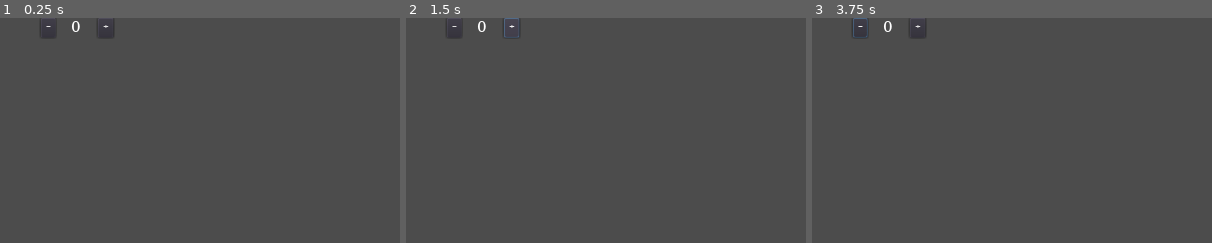
Above: before the commit, frames 1-3 (left to right).
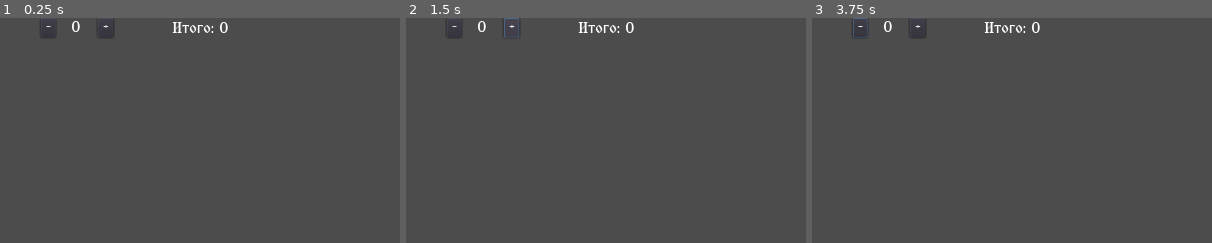
Above: after the commit, the same moments.

Repository: Fuuulkrum7/Maze_2D
Game: Godot game, scene res://Scenes/Cell_Items.tscn
Same seed, same stepped clock (60 frames per second), same inputs: the game is played once before the commit and once after it. This scene is started directly instead of the project's main scene.
Inputs (mouse positions are % of the whole screen's width and height, from its top left):
- Up to frame 1 (0.25 s): no input
- Up to frame 2 (1.5 s): click "-" at 0.5 s; click "+" at 1.25 s
- Up to frame 3 (3.75 s): tap Enter at 2, 3.5 s; move the mouse to (72, 45) at 2.02 s; hold Right (ui_right) 2.03-3.53 s; click (72, 45) at 2.17 s; tap Up (ui_up) at 2.27, 3.02 s; tap Space at 2.75 s; move the mouse to (30, 55) at 2.77 s; move the mouse to (60, 28) at 3.52 s; hold Left (ui_left) from 3.53 s (still down)
The pictures show only the part of the screen within x 20-70%, y 0-50%; the shares and areas given below are measured in that part.

The runs differ from the first frame. In frame 1, 0.3% of the frame differs, in the area x 43-57%, y 1-7%; in frame 2, 0.3%; in frame 3, 0.3%.

Commit message:
Доработал коня и магазин

Diff:
--- a/Files/Items.json
+++ b/Files/Items.json
@@ -5,6 +5,7 @@
 		"Зуб оборотня": 15,
 		"Серебряный крест": 25,
 		"Старинная монета": 17,
-		"Проклятое ожерелье": 38
+		"Проклятое ожерелье": 38,
+		"Статуэтка разврата": 69
 	}
 }
--- a/Scenes/Cell_Items.tscn
+++ b/Scenes/Cell_Items.tscn
@@ -6,12 +6,13 @@
 size = 22
 font_data = ExtResource( 1 )
 
-[sub_resource type="GDScript" id=4]
+[sub_resource type="GDScript" id=2]
 script/source = "extends Label
 
 
 var items_number = 0
 var current_items = 0
+var price = 0
 
 
 func _on_Plus_pressed():
@@ -26,13 +27,25 @@
 		$Count.text = str(current_items)
 "
 
-[sub_resource type="DynamicFont" id=2]
+[sub_resource type="DynamicFont" id=3]
 size = 20
 font_data = ExtResource( 1 )
 
-[sub_resource type="DynamicFont" id=3]
+[sub_resource type="DynamicFont" id=4]
 size = 20
 font_data = ExtResource( 1 )
+
+[sub_resource type="DynamicFont" id=5]
+size = 20
+font_data = ExtResource( 1 )
+
+[sub_resource type="GDScript" id=6]
+script/source = "extends Label
+
+
+func _on_Button_pressed():
+	text = \"Итого: \" + str(get_parent().price * get_parent().current_items)
+"
 
 [node name="Cell_Items" type="Label"]
 margin_right = 234.0
@@ -40,7 +53,7 @@
 custom_fonts/font = SubResource( 1 )
 align = 1
 valign = 1
-script = SubResource( 4 )
+script = SubResource( 2 )
 __meta__ = {
 "_edit_use_anchors_": false
 }
@@ -48,7 +61,7 @@
 [node name="Minus" type="Button" parent="."]
 margin_left = 251.809
 margin_right = 270.809
-custom_fonts/font = SubResource( 2 )
+custom_fonts/font = SubResource( 3 )
 text = "-"
 __meta__ = {
 "_edit_use_anchors_": false
@@ -57,7 +70,7 @@
 [node name="Plus" type="Button" parent="."]
 margin_left = 324.658
 margin_right = 344.658
-custom_fonts/font = SubResource( 2 )
+custom_fonts/font = SubResource( 3 )
 text = "+"
 __meta__ = {
 "_edit_use_anchors_": false
@@ -68,7 +81,7 @@
 margin_top = -3.68179
 margin_right = 321.431
 margin_bottom = 29.3182
-custom_fonts/font = SubResource( 3 )
+custom_fonts/font = SubResource( 4 )
 text = "0"
 align = 1
 valign = 1
@@ -76,5 +89,21 @@
 "_edit_use_anchors_": false
 }
 
+[node name="Result" type="Label" parent="."]
+margin_left = 361.0
+margin_top = -1.0
+margin_right = 551.0
+margin_bottom = 28.0
+custom_fonts/font = SubResource( 5 )
+text = "Итого: 0"
+align = 1
+valign = 1
+script = SubResource( 6 )
+__meta__ = {
+"_edit_use_anchors_": false
+}
+
 [connection signal="pressed" from="Minus" to="." method="_on_Minus_pressed"]
+[connection signal="pressed" from="Minus" to="Result" method="_on_Button_pressed"]
 [connection signal="pressed" from="Plus" to="." method="_on_Plus_pressed"]
+[connection signal="pressed" from="Plus" to="Result" method="_on_Button_pressed"]
--- a/Scenes/Shop.tscn
+++ b/Scenes/Shop.tscn
@@ -22,6 +22,7 @@
 
 		item.text = i
 		item.items_number = Global.inventory[\"items\"][i]
+		item.price = Global.items[\"items\"][i]
 
 		add_child(item)
 		pos += 0.07
@@ -46,6 +47,7 @@
 		node.get_child(2).text = \"0\"
 		node.items_number = Global.inventory[\"items\"][node.text]
 		node.current_items = 0
+		node.get_child(3).text = \"Итого: 0\"
 
 		if not Global.inventory[\"items\"][node.text]:
 			Global.inventory[\"items\"].erase(node.text)
--- a/Scripts/Main.gd
+++ b/Scripts/Main.gd
@@ -78,6 +78,13 @@
 	# функция рестарта
 	if has_key:
 		for item in items:
+
+			"""
+			print(item)
+			print(Global.inventory["items"])
+			print(Global.inventory["items"].has(item))
+			"""
+
 			if Global.inventory["items"].has(item):
 				Global.inventory["items"][item] += 1
 			else:
@@ -98,7 +105,7 @@
 
 		if mob.name == "Horse":
 			mob.chest_closed = false
-			$Navigation.speed += 100
+			$Navigation.speed = 2 * $Navigation.character_speed
 
 		$Camera/Main_UI/Key.texture = normal_key
 		$Chest/Sprite.texture = opened_chest
--- a/Scripts/Navigation.gd
+++ b/Scripts/Navigation.gd
@@ -47,19 +47,21 @@
 		path.remove(0)
 
 	if path.size() == 0 and character.get_child(0).animation != "Standart":
-		print(character.get_child(0).animation)
 		character.get_child(0).play("Standart")
 	character.position = last_point
 
 
-func _update_navigation_path(start_position, end_position, go_home=false):
+func _update_navigation_path(start_position, end_position):
 	path = get_simple_path(start_position, end_position, true)
 	distance_ = _get_distance(path)
-	speed = character_speed
+
+	if character.chest_closed:
+		speed = character_speed
 
 	if distance_ > max_distance and character.chest_closed:
 		path = get_simple_path(start_position, start_pos, true)
-		speed = character_speed / 2
+		distance_ = _get_distance(path)
+		speed = character_speed / 1.5
 
 	path.remove(0)
 
Not shown: 1 places in Scenes/Cell_Items.tscn that only renumber resources
Not shown, changed: export_presets.cfg
